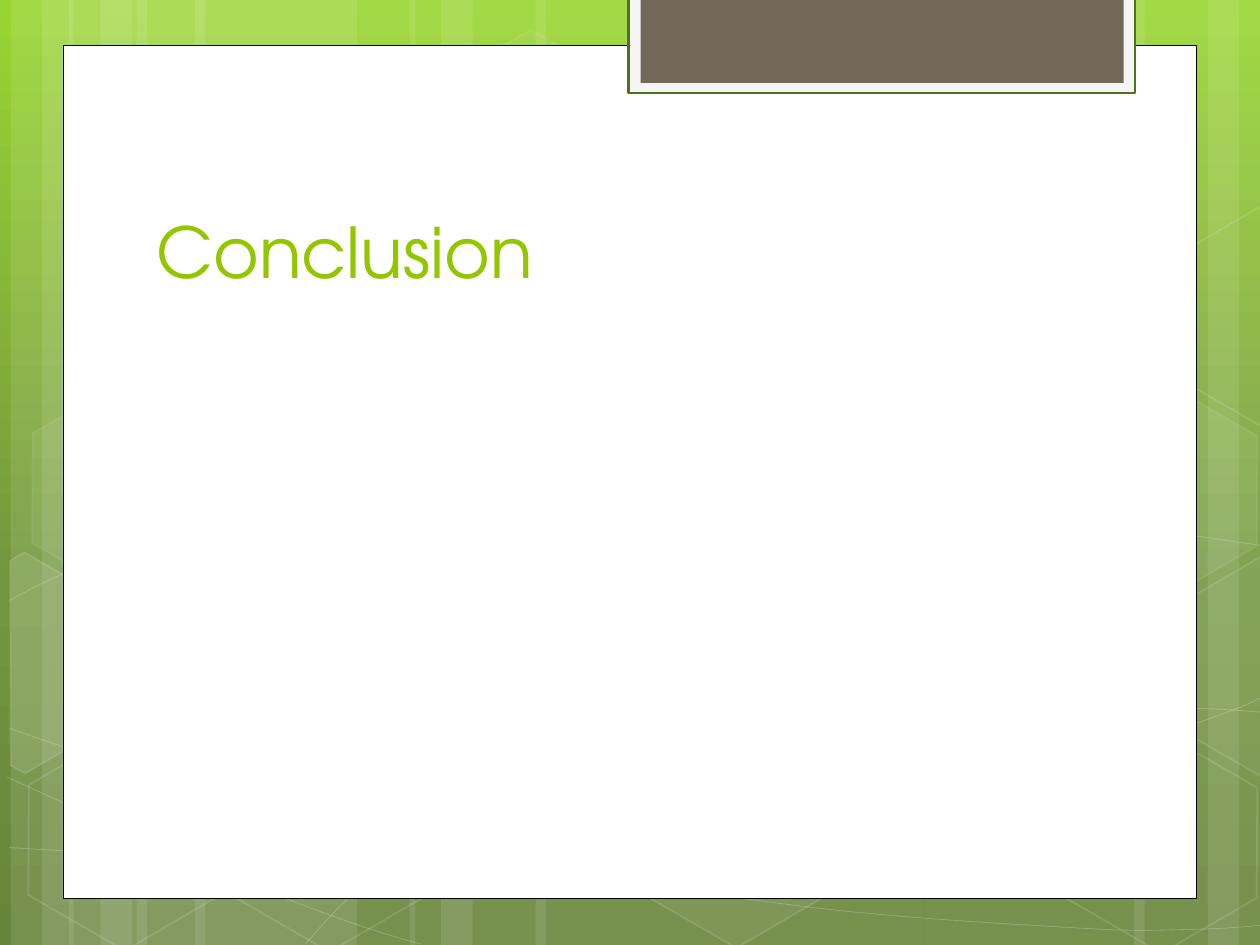
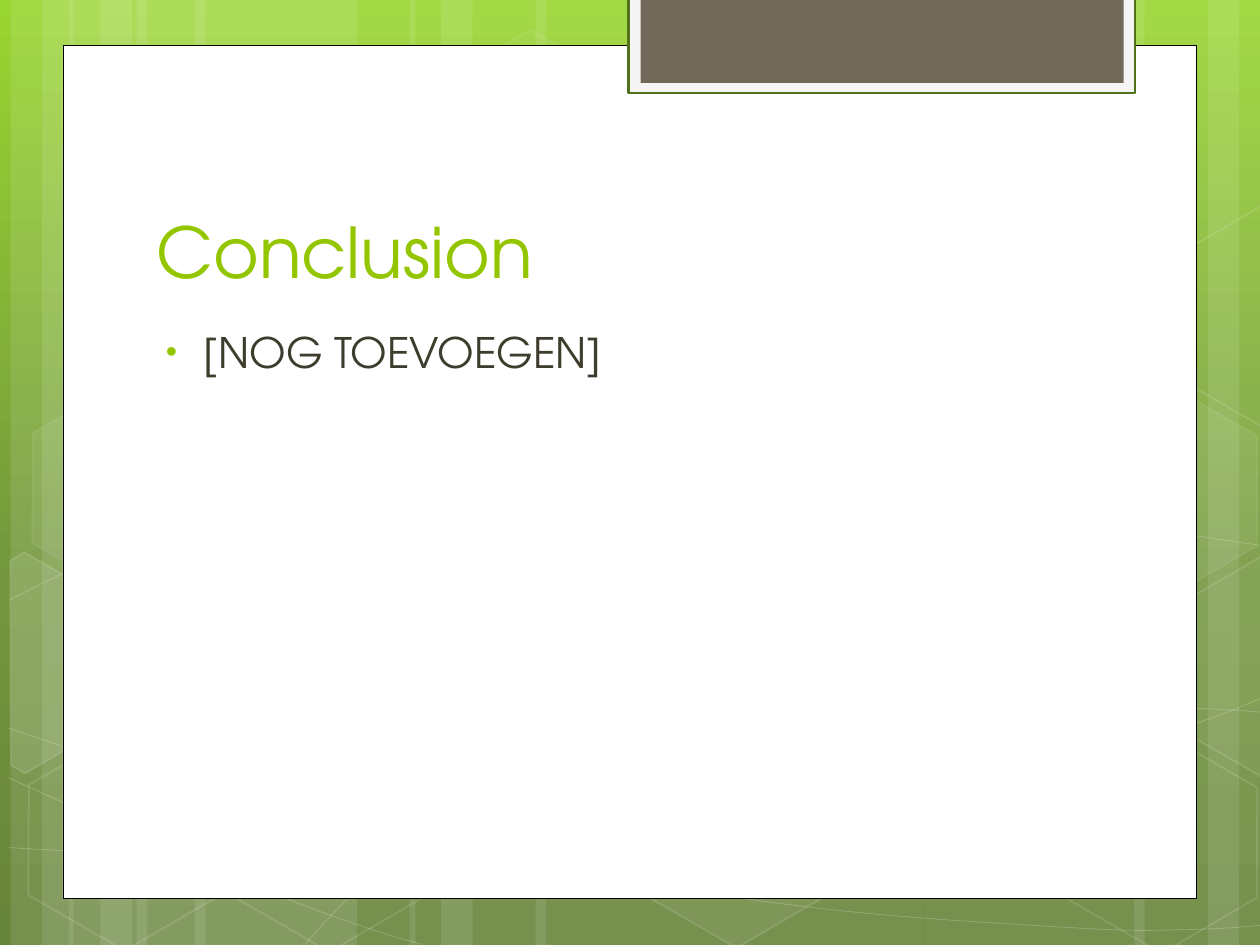
Before and after one commit to DaphneGroot/LFD-Final-Project, a slide deck: slide 9 of Presentation.pptx. Drawn at 1260x945 pixels with LibreOffice and Linux fonts; fonts in the diff are those of the drawing. Boxes give left, top, right and bottom in pixels: in the first picture for what was removed or moved away, otherwise in the second. Text is boxed around its words. In the diff, an @@ line names an element or a change of style, - is before the commit and + after.

```diff
--- a/Presentation.pptx
+++ b/Presentation.pptx
@@ text added at <box>204,336,602,378</box>, 24 pt, text #3E3D2D @@
+• [NOG TOEVOEGEN]
```
Also in this commit, not shown: 3 other slides changed.
